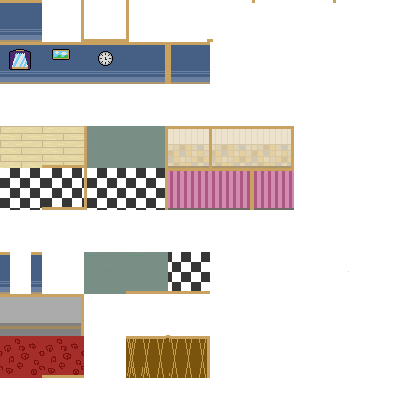
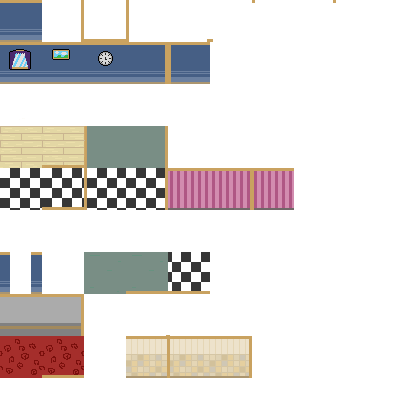
Layers edited between the first and the second 420×420 image:
added layer "Layer 44" above "Layer 43" over [126, 336, 252, 378]
painted on "Layer 43" over [168, 126, 295, 168]
removed layer "Layer 42" over [209, 126, 253, 168]
removed layer "Layer 41" over [97, 102, 349, 272]
